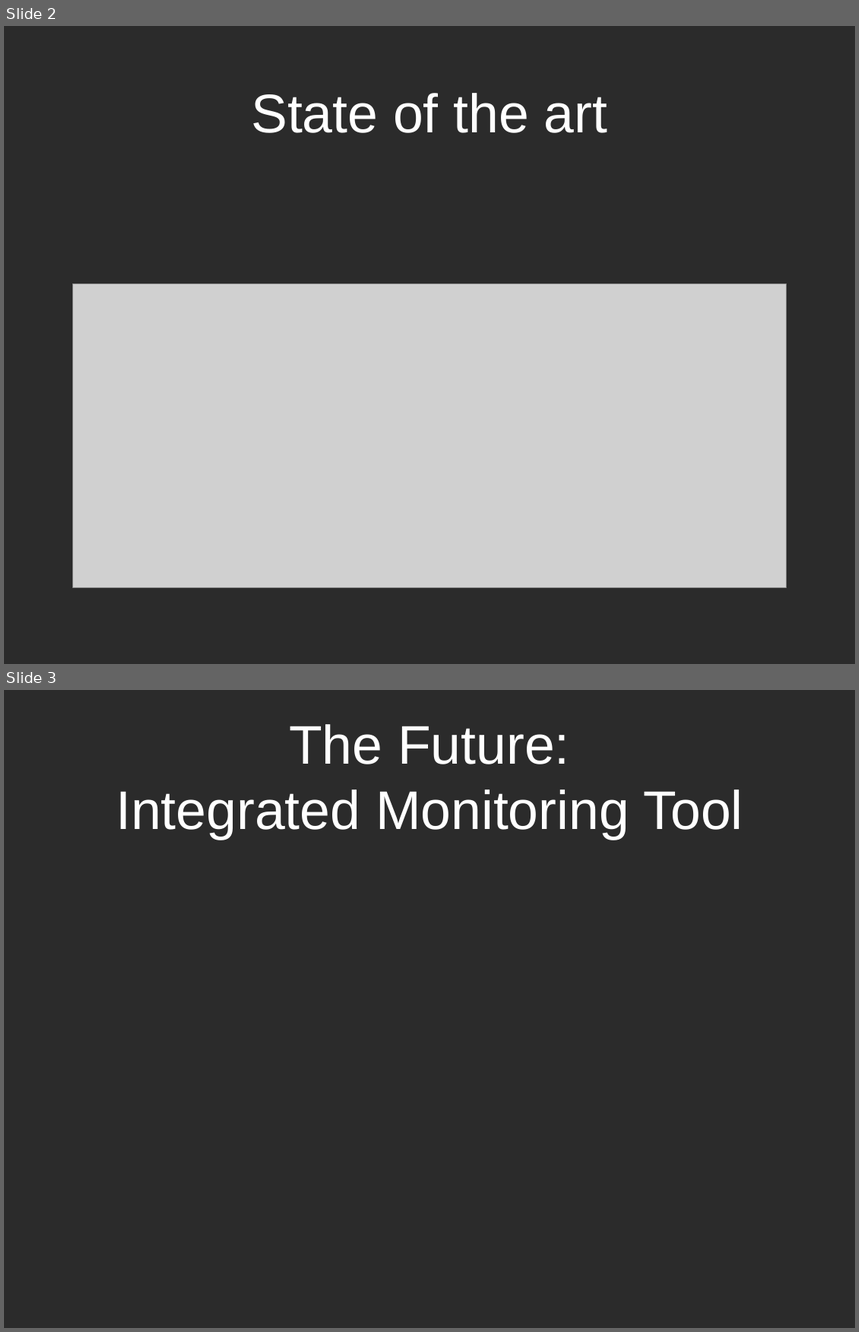
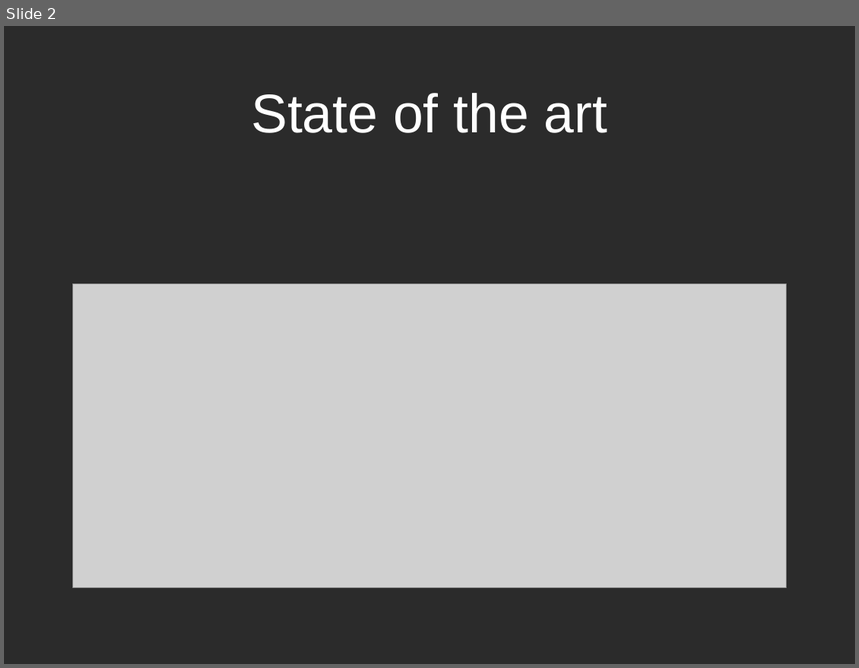
Before and after one commit to whitestguyiknow/affen, a slide deck: presentation/SEVEN.pptx. Shown one above the other, each under a label of ours: slides 2 and 3 before the commit, slide 2 after it. The pictures are 859x1332 and 859x668 pixels, drawn with LibreOffice and Linux fonts; fonts in the diff are those of the drawing; grey boxes stand for pictures; background and template pictures are left out; a plain dark background stands for a picture behind light text. Boxes give left, top, right and bottom in pixels: in the first picture for what was removed or moved away, otherwise in the second. Text is boxed around its words. In the diff, an @@ line names an element or a change of style, - is before the commit and + after.

```diff
--- a/presentation/SEVEN.pptx
+++ b/presentation/SEVEN.pptx
@@ slide 3 removed at bbox=[4, 690, 855, 1328], background picture (left out) @@
@@ title removed at bbox=[116, 724, 743, 840] @@
-The Future:
-Integrated Monitoring Tool
```
Also in this commit, not shown: 1 slide changed, 3 slides added.
